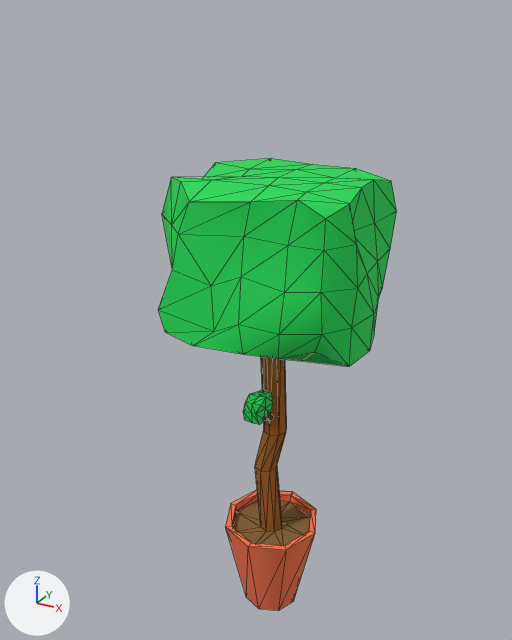
The FBX model Assets/Alvaro/AlvaroAssets/Oficina/Planta02.FBX: old version first, new version second.
Camera for both pictures: a camera (50 mm lens) standing at (5.3, -10.55, 11.47) and looking at (-0.52, 0.03, 6.18). The lights are fixed; the arrows at lower left show +X, +Y and +Z. Mesh edges are drawn as thin lines. Where no turn or scale is listed for an object, it has been applied to the vertices.

Script lines for the objects in view, before the commit:
```python
me_mesh = bpy.data.meshes.new('Mesh')
me_mesh.from_pydata(...)  # 212 vertices, 396 faces; spans x -1.99..1.8, y -1.34..1.66, z 0.0..8.92
# faces by material slot: [86, 16, 54, 240]
me_mesh.materials.append(mat_02marron_carton)  # brown #a25d16
me_mesh.materials.append(mat_05marron_madera)  # brown #856232
me_mesh.materials.append(mat_14_naranja_postit)  # orange #fc754b
me_mesh.materials.append(mat_15verde_planta)  # green #1cdb56
ob_planta2 = bpy.data.objects.new('Planta2', me_mesh)
ob_planta2.location = (-0.05, -0.17, -0.03)
```
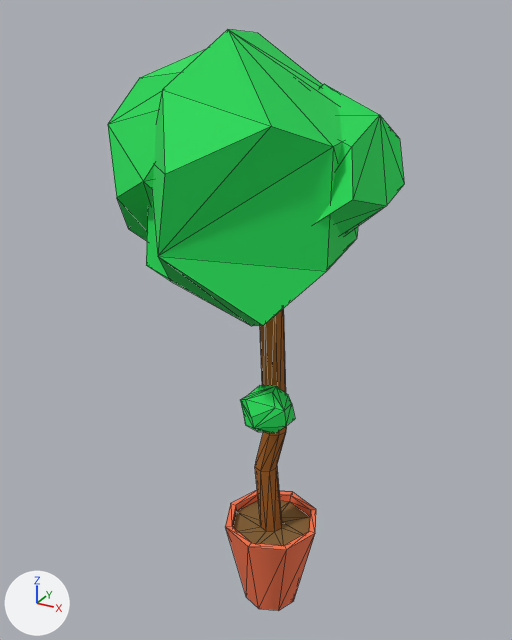
Commit message: Plantas final

Location of each change, (x1, y1, x2, y2) in pixels of the pictures (512 x 640 px; the box of a moved part takes in the faces that stretch with it):
'Planta2', reshaped (24% wider, 28% taller)
    before: (158, 158, 396, 611)
    after: (108, 29, 404, 611)
part 1 of me_mesh, rebuilt (11% narrower, 42% taller)
    before: (158, 158, 396, 367)
    after: (146, 29, 358, 326)
part 2 of me_mesh, added (green)
    after: (316, 84, 404, 236)
part 3 of me_mesh, added (green)
    after: (240, 385, 295, 433)
part 4 of me_mesh, moved or reshaped
    before: (243, 390, 273, 425)
    after: (108, 49, 206, 241)

Patch to the scene script:
```diff
--- a/Assets/Alvaro/AlvaroAssets/Oficina/Planta02.FBX.py
+++ b/Assets/Alvaro/AlvaroAssets/Oficina/Planta02.FBX.py
@@ me_mesh @@
 # used by ob_planta2; location = (-0.05, -0.17, -0.03)
-me_mesh.from_pydata(...)  # 212 vertices, 396 faces; spans x -1.99..1.8, y -1.34..1.66, z 0.0..8.92
+me_mesh.from_pydata(...)  # 184 vertices, 332 faces; spans x -2.86..1.87, y -2.43..2.2, z 0.0..11.23
+# me_mesh part 1: the loose piece of 98 vertices spanning x -1.99..1.8, y -1.34..1.66, z 5.9..8.92 is rebuilt with 24 vertices and now spans x -1.99..1.35, y -2.43..2.2, z 6.41..11.23
+# me_mesh part 2: a new loose piece of 24 vertices spanning x -0.8..1.87, y -1.13..2.12, z 7.84..10.36, in mat_15verde_planta (green #1cdb56)
+# me_mesh part 3: a new loose piece of 24 vertices spanning x -0.21..0.78, y -1.19..-0.33, z 4.6..5.43, in mat_15verde_planta (green #1cdb56)
+# me_mesh part 4
+# 25 vertices are removed from x -0.09..0.27, y -1.05..-0.46, z 4.73..5.23
+# 48 faces are deleted
+# 1 vertex moves from x 0.23, y -0.72, z 5.23 to x -0.26, y 0.13, z 7.91
+# 23 vertices are added at x -2.86..0.49, y -1.53..1.16, z 7.3..10.92
+# 44 new faces join them, mat_15verde_planta (green #1cdb56)
 me_mesh.materials.append(mat_02marron_carton)
```
